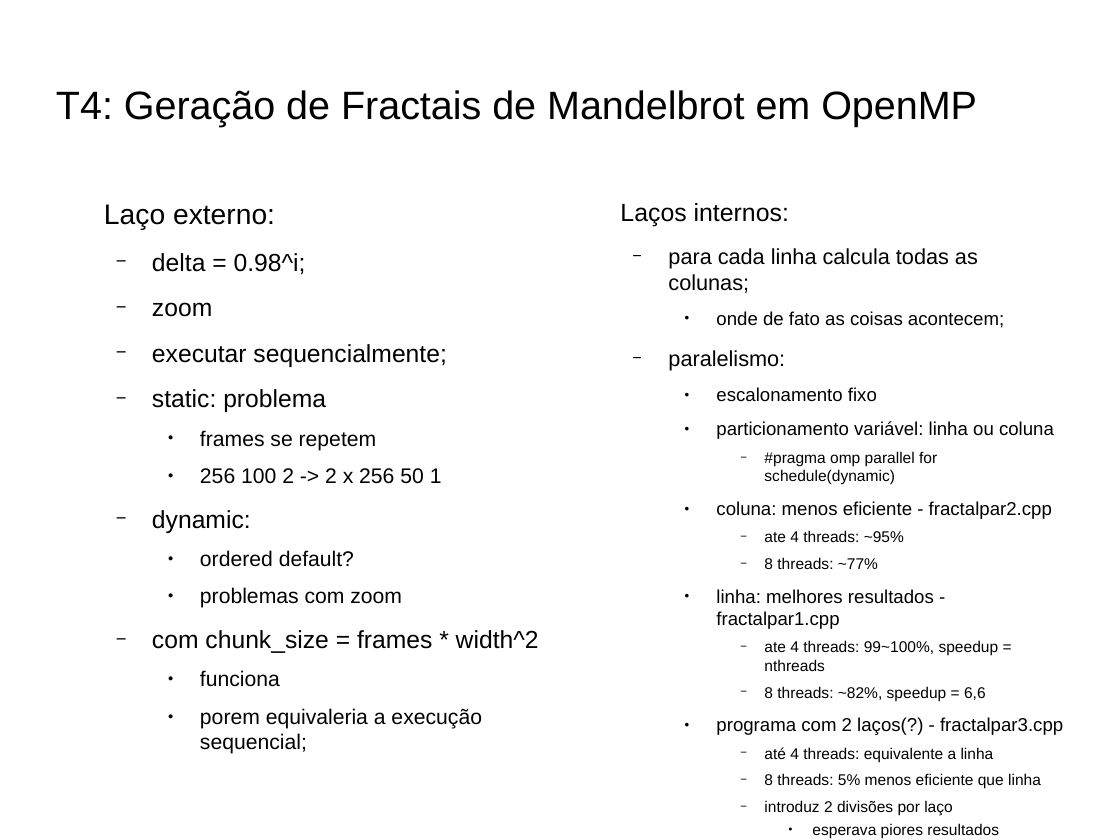
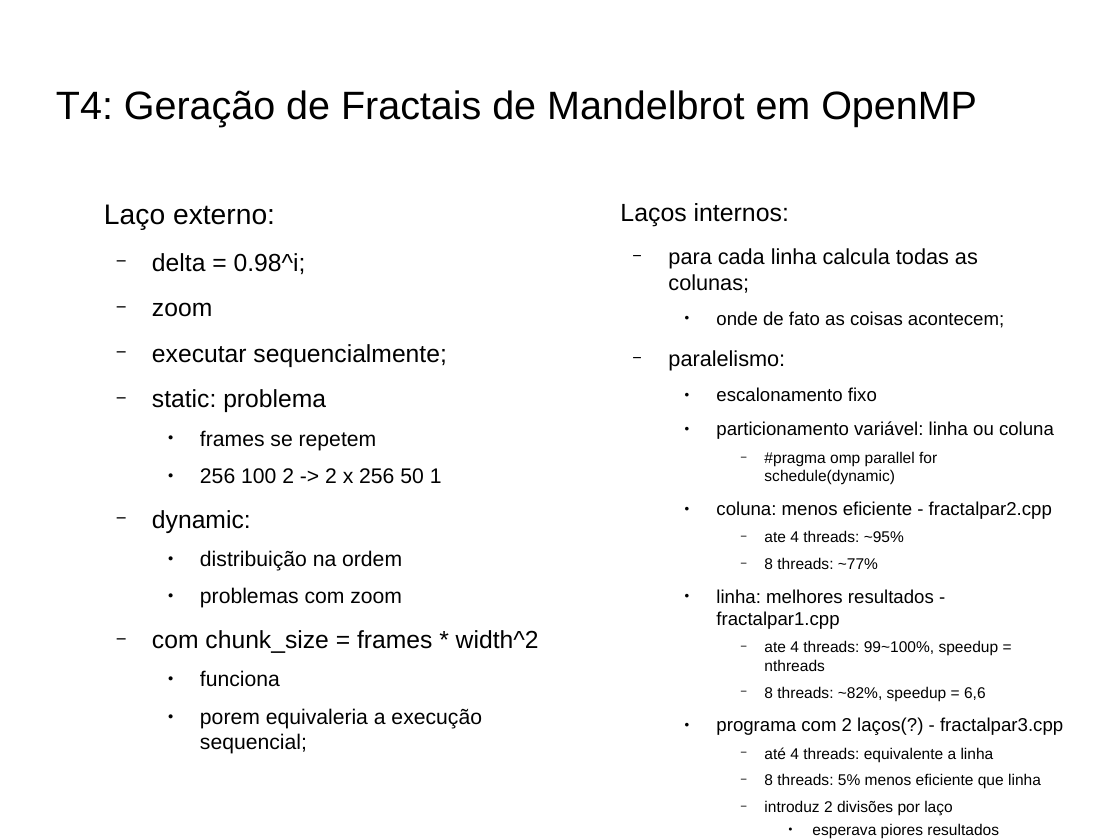
Before and after one commit to lokijuhygb/elc139-2019a, a slide deck: slide 2 of trabalhos/t4/fractalslides.odp. Drawn at 1120x840 pixels with LibreOffice and Linux fonts; fonts in the diff are those of the drawing. Boxes give left, top, right and bottom in pixels: in the first picture for what was removed or moved away, otherwise in the second. Text is boxed around its words. In the diff, an @@ line names an element or a change of style, - is before the commit and + after.

Commit message:
correção slides

```diff
--- a/trabalhos/t4/fractalslides.odp
+++ b/trabalhos/t4/fractalslides.odp
@@ text at (x1=200, y1=550, x2=402, y2=571): text changed @@
-    ● ordered default?
+    ● distribuição na ordem
```
Also in this commit, not shown: 2 other files.
